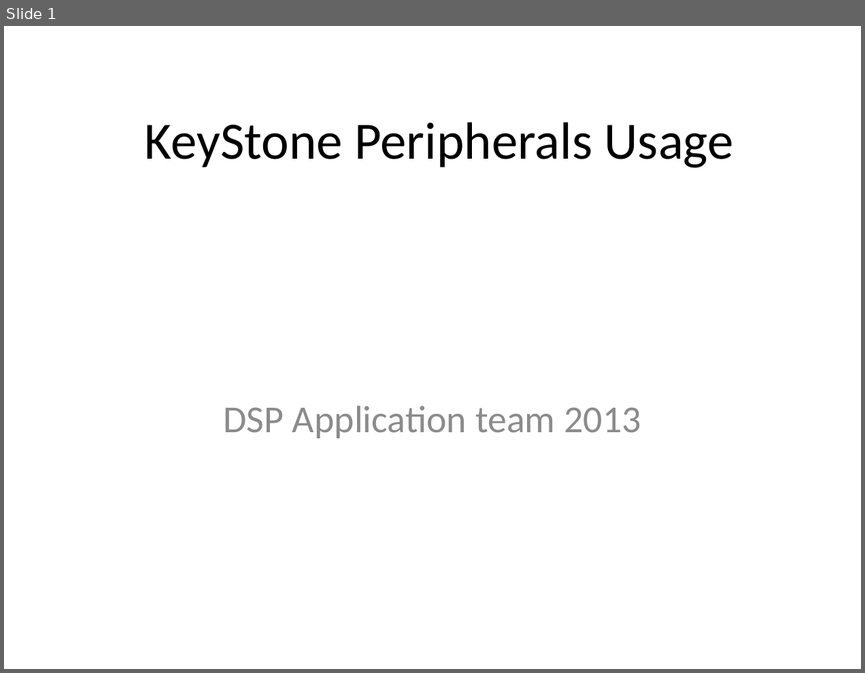
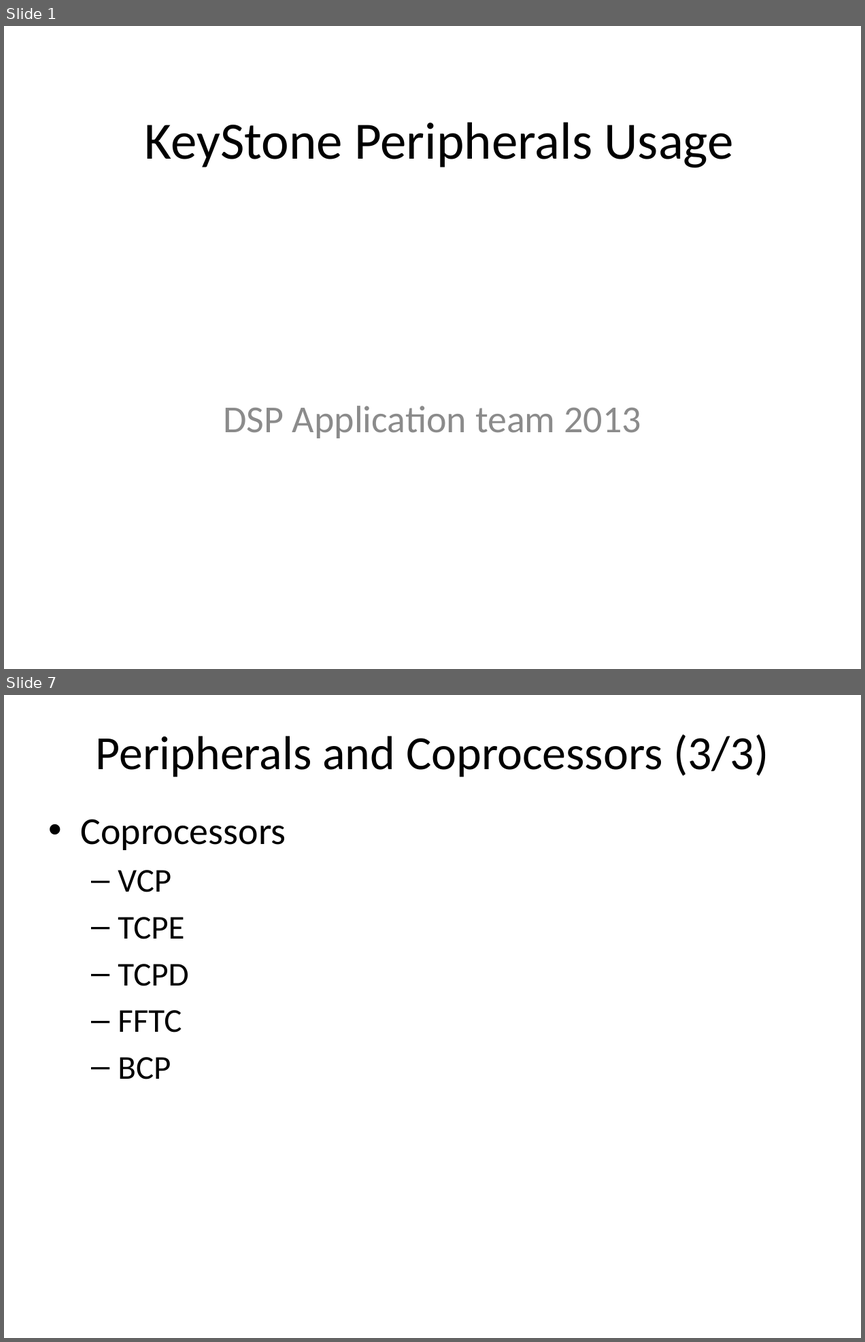
Before and after one commit to hari1989/keystone-workshop, a slide deck: preliminary/Working/presentations/KeyStone Peripherals Usage.pptx. Shown one above the other, each under a label of ours: slide 1 before the commit, slides 1 and 7 after it; the slides between them are not shown. The pictures are 865x673 and 865x1342 pixels, drawn with LibreOffice and Linux fonts; fonts in the diff are those of the drawing. Boxes give left, top, right and bottom in pixels: in the first picture for what was removed or moved away, otherwise in the second. Text is boxed around its words. In the diff, an @@ line names an element or a change of style, - is before the commit and + after.

```diff
--- a/preliminary/Working/presentations/KeyStone Peripherals Usage.pptx
+++ b/preliminary/Working/presentations/KeyStone Peripherals Usage.pptx
@@ slide 7 added at <box>4,695,861,1338</box>, background #FFFFFF @@
@@ title added at <box>96,734,768,777</box>, 40 pt, text #000000 @@
+Peripherals and Coprocessors (3/3)
@@ text added at <box>80,819,286,1079</box>, 28 pt, text #000000 @@
+• Coprocessors
+  – VCP
+  – TCPE
+  – TCPD
+  – FFTC
+  – BCP
```
Also in this commit, not shown: 1 slide changed, 86 other slides added.
